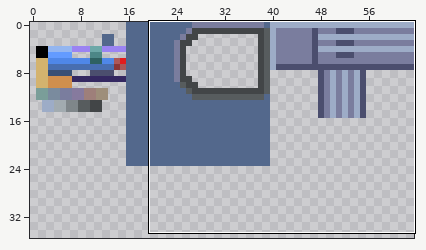
A sprite sheet gets an edit: res/tileset/panels.map8x8.png. Above: a wide view before the commit, with the close-up outlined.
Close-up. Before the edit:
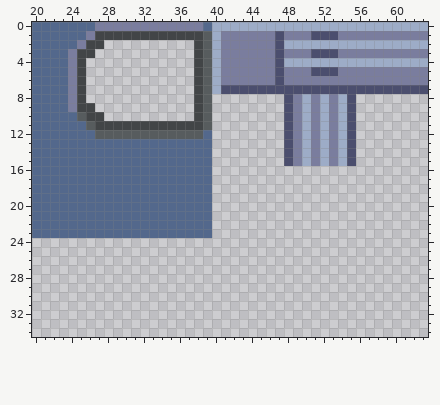
The file is 64x128 pixels. Shown: x 20..63, y 0..34. The wide view leaves out empty margins.
After the commit:
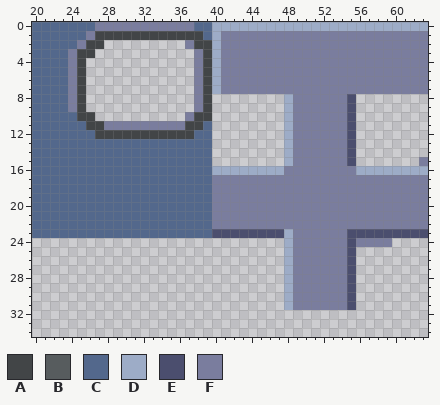
Palette (. is transparent): A #424547  B #575c5e  C #53688c  D #9dacc7  E #4b4e6e  F #7a7d9e
What changed:
@@ x 20..63 @@
- 0 CCCCCCCFFFFFFFFFFFFCDDDDDDDDDDDDDDDDDDDDDDDD
- 1 CCCCCCFAAAAAAAAAAAABDFFFFFFEFFFEEEFFFFFFFFFF
- 2 CCCCCFAA..........ABDFFFFFFEDDDDDDDDDDDDDDDD
- 3 CCCCFAA...........ABDFFFFFFEFFFEEEFFFFFFFFFF
- 4 CCCCFA............ABDFFFFFFEDDDDDDDDDDDDDDDD
- 5 CCCCFA............ABDFFFFFFEFFFEEEFFFFFFFFFF
- 6 CCCCFA............ABDFFFFFFEFFFFFFFFFFFFFFFF
- 7 CCCCFA............ABDEEEEEEEEEEEEEEEEEEEEEEE
- 8 CCCCFA............AB........EFDFDFDE........
- 9 CCCCFAA...........AB........EFDFDFDE........
-10 CCCCCBAA..........AB........EFDFDFDE........
-11 CCCCCCBAAAAAAAAAAAAB........EFDFDFDE........
-12 CCCCCCCBBBBBBBBBBBBC........EFDFDFDE........
-13 CCCCCCCCCCCCCCCCCCCC........EFDFDFDE........
-14 CCCCCCCCCCCCCCCCCCCC........EFDFDFDE........
-15 CCCCCCCCCCCCCCCCCCCC........EFDFDFDE........
-16 CCCCCCCCCCCCCCCCCCCC........................
-17 CCCCCCCCCCCCCCCCCCCC........................
-18 CCCCCCCCCCCCCCCCCCCC........................
-19 CCCCCCCCCCCCCCCCCCCC........................
-20 CCCCCCCCCCCCCCCCCCCC........................
-21 CCCCCCCCCCCCCCCCCCCC........................
-22 CCCCCCCCCCCCCCCCCCCC........................
-23 CCCCCCCCCCCCCCCCCCCC........................
-24 ............................................
-25 ............................................
-26 ............................................
-27 ............................................
-28 ............................................
-29 ............................................
-30 ............................................
-31 ............................................
+ 0 CCCCCCCFFFFFFFFFFFCCDDDDDDDDDDDDDDDDDDDDDDDD
+ 1 CCCCCCFAAAAAAAAAAAACDFFFFFFFFFFFFFFFFFFFFFFF
+ 2 CCCCCFAA.........FAADFFFFFFFFFFFFFFFFFFFFFFF
+ 3 CCCCFAA...........FADFFFFFFFFFFFFFFFFFFFFFFF
+ 4 CCCCFA............FADFFFFFFFFFFFFFFFFFFFFFFF
+ 5 CCCCFA............FADFFFFFFFFFFFFFFFFFFFFFFF
+ 6 CCCCFA............FADFFFFFFFFFFFFFFFFFFFFFFF
+ 7 CCCCFA............FADFFFFFFFFFFFFFFFFFFFFFFF
+ 8 CCCCFA............FA........DFFFFFFE........
+ 9 CCCCFA............FA........DFFFFFFE........
+10 CCCCCAA..........FAA........DFFFFFFE........
+11 CCCCCCAAFFFFFFFFFAAC........DFFFFFFE........
+12 CCCCCCCAAAAAAAAAAACC........DFFFFFFE........
+13 CCCCCCCCCCCCCCCCCCCC........DFFFFFFE........
+14 CCCCCCCCCCCCCCCCCCCC........DFFFFFFE........
+15 CCCCCCCCCCCCCCCCCCCC........DFFFFFFE.......F
+16 CCCCCCCCCCCCCCCCCCCCDDDDDDDDFFFFFFFFDDDDDDDD
+17 CCCCCCCCCCCCCCCCCCCCFFFFFFFFFFFFFFFFFFFFFFFF
+18 CCCCCCCCCCCCCCCCCCCCFFFFFFFFFFFFFFFFFFFFFFFF
+19 CCCCCCCCCCCCCCCCCCCCFFFFFFFFFFFFFFFFFFFFFFFF
+20 CCCCCCCCCCCCCCCCCCCCFFFFFFFFFFFFFFFFFFFFFFFF
+21 CCCCCCCCCCCCCCCCCCCCFFFFFFFFFFFFFFFFFFFFFFFF
+22 CCCCCCCCCCCCCCCCCCCCFFFFFFFFFFFFFFFFFFFFFFFF
+23 CCCCCCCCCCCCCCCCCCCCEEEEEEEEDFFFFFFEEEEEEEEE
+24 ............................DFFFFFFEFFFF....
+25 ............................DFFFFFFE........
+26 ............................DFFFFFFE........
+27 ............................DFFFFFFE........
+28 ............................DFFFFFFE........
+29 ............................DFFFFFFE........
+30 ............................DFFFFFFE........
+31 ............................DFFFFFFE........
 32 ............................................
